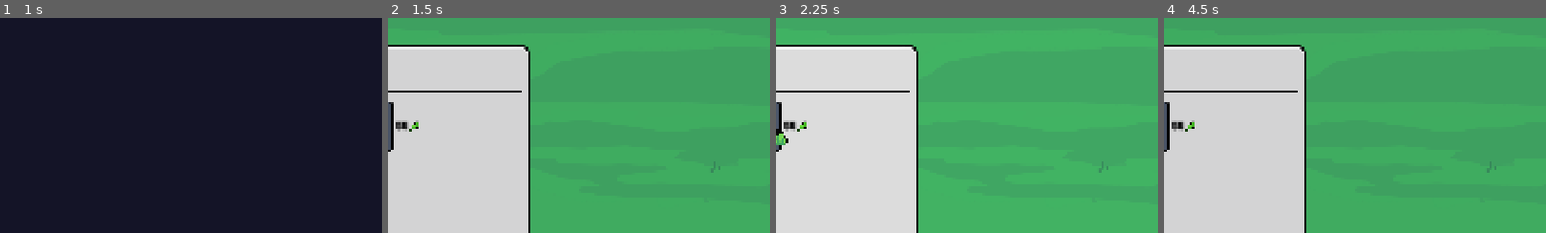
Above: before the commit, frames 1-4 (left to right).
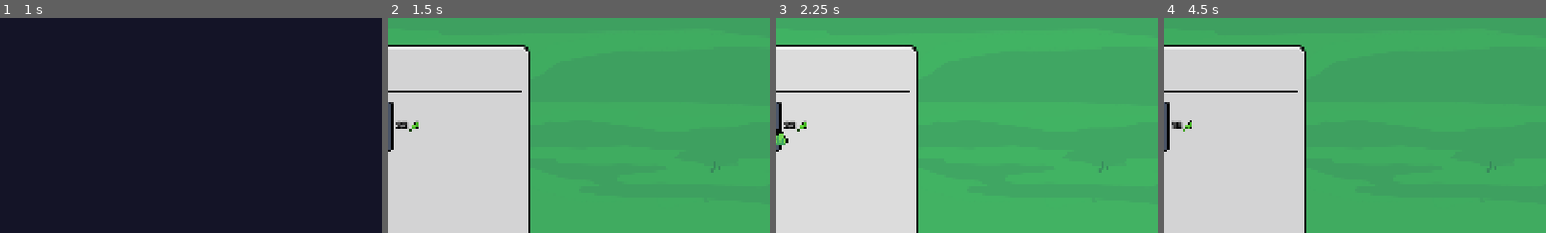
Above: after the commit, the same moments.

Repository: elliotfontaine/gmtk-2025-submission
Game: Godot game, scene res://scenes/main_menu.tscn
Two runs of this game, one before a commit and one after it. Both use one fixed random seed, a clock stepped at 60 frames per second and the inputs below. The engine's default icon, where the game draws it, is replaced by a stand-in: a white triangle on a blue panel in a dark square.
Inputs (mouse positions are % of the whole screen's width and height, from its top left):
- Up to frame 1 (1 s): click "play." at 0.5 s
- Up to frame 2 (1.5 s): tap Enter at 1.25 s; move the mouse to (72, 45) at 1.27 s; hold D from 1.28 s (still down); hold Shift from 1.28 s (still down); click (72, 45) at 1.42 s
- Up to frame 3 (2.25 s): release D at 2 s; release Shift at 2 s; click (8, 48) at 2 s
- Up to frame 4 (4.5 s): click "Run Loop" at 2.75 s; click "try again" at 3.5 s; drag from (30, 55) to (45, 70) at 4.27 s
The pictures show only the part of the screen within x 9-59%, y 23-73%; the shares and areas given below are measured in that part.

Frame 1 is identical in both runs. In frame 2, less than 0.1% of the frame differs, in the area x 2-5%, y 48-53%; in frame 3, less than 0.1%; in frame 4, 0.2%, in the area x 2-8%, y 47-53%.

Commit message:
adaptive price
base price based on rarity + inflation (after twenty waves, the prices are doubled). then a swing of up 0.15% is applied to that result

Diff:
--- a/scenes/ui/shop_panel.gd
+++ b/scenes/ui/shop_panel.gd
@@ -64,7 +64,19 @@
 	var species: SpeciesResource = Constants.get_species_by_id(id)
 	var new_item: Control = ITEM_SCENE.instantiate()
 	new_item.species = species
-	new_item.price = randi_range(20,60)
+	var base_price :int = 10
+	match new_item.species.rarity:
+		Constants.RARITIES.COMMON:
+			base_price = 20
+		Constants.RARITIES.UNCOMMON:
+			base_price = 28
+		Constants.RARITIES.RARE:
+			base_price = 36
+		Constants.RARITIES.EPIC:
+			base_price = 44
+		#Constants.RARITIES.LEGENDARY:
+			#base_price = 40
+	new_item.price = int((base_price + base_price * (level/20.0)) * randf_range(0.85,1.15))
 	add_shop_item(new_item)
 	new_item.mouse_entered.connect(_on_item_hovered.bind(new_item))
 	new_item.mouse_exited.connect(_on_item_exited.bind(new_item))
